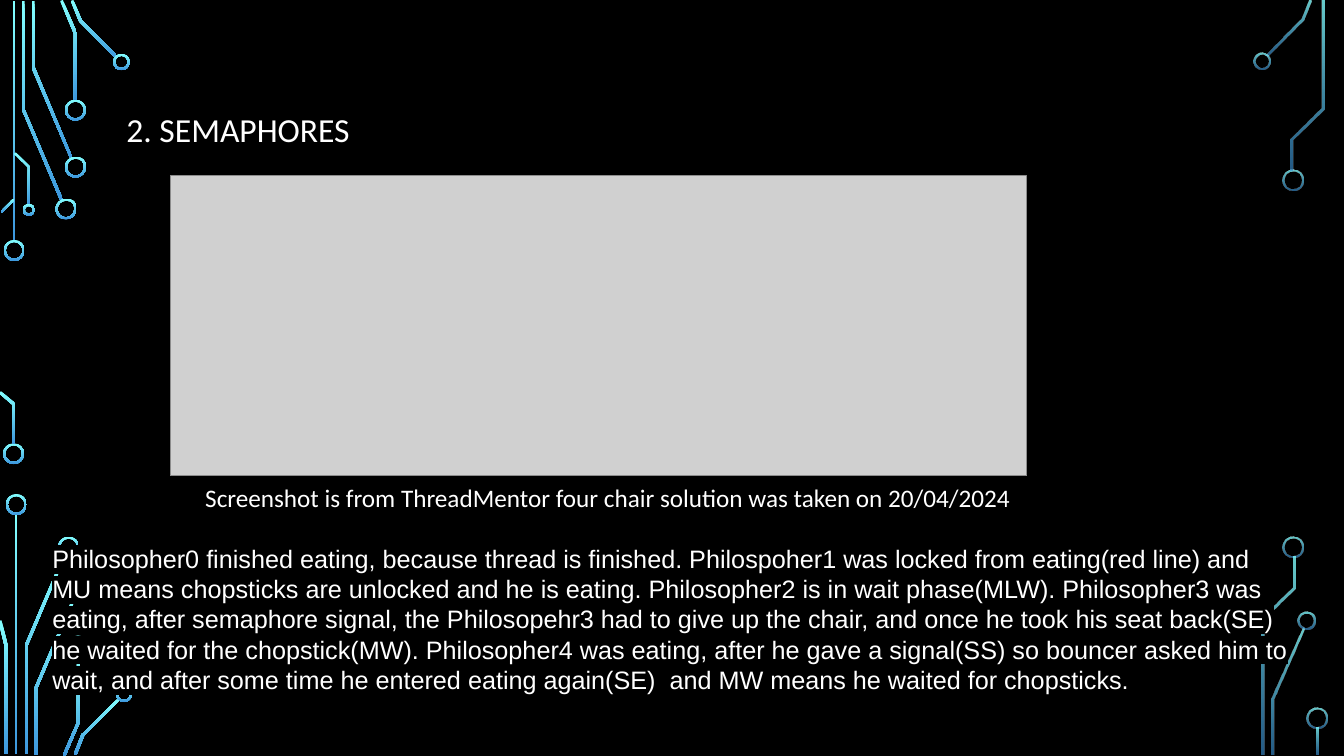
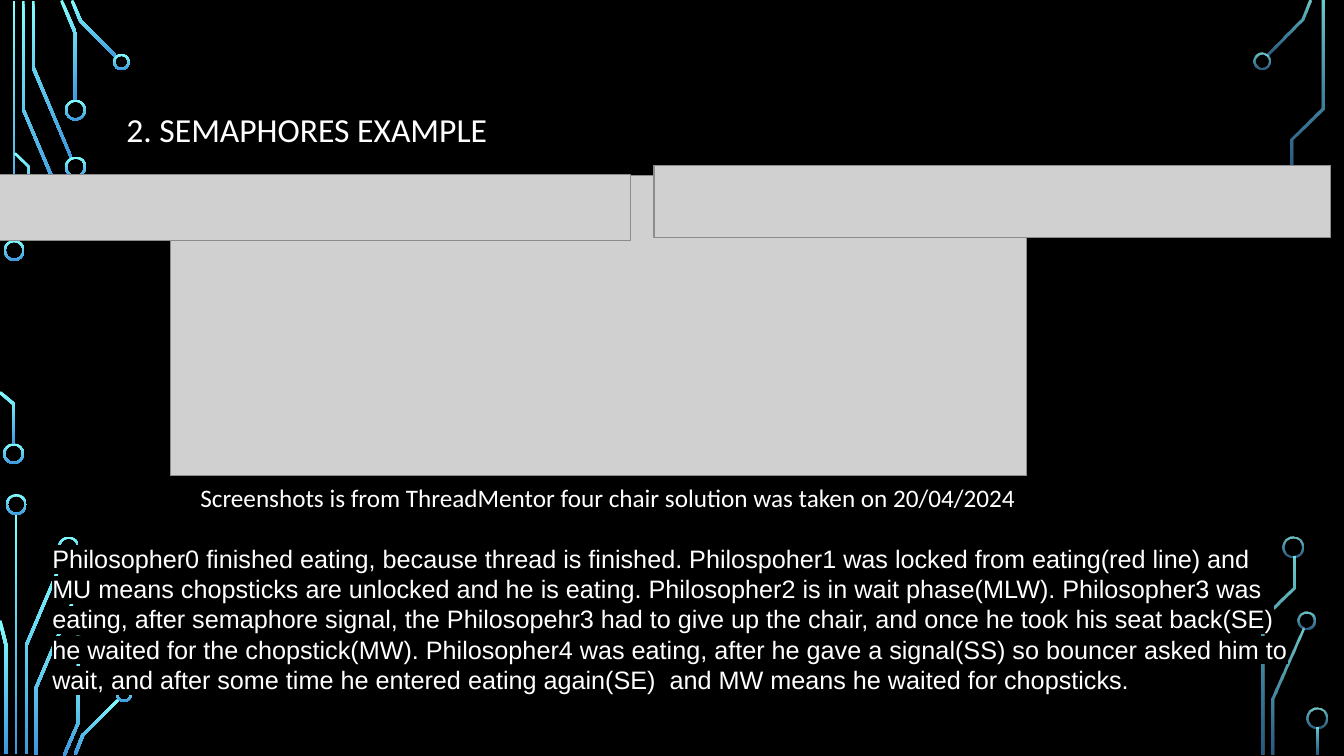
Before and after one commit to StevenKelly99/Stressfree-Pets, a slide deck: slide 12 of final_Presentation_New.pptx. Drawn at 1344x756 pixels with LibreOffice and Linux fonts; fonts in the diff are those of the drawing; grey boxes stand for pictures; background and template pictures are left out. Boxes give left, top, right and bottom in pixels: in the first picture for what was removed or moved away, otherwise in the second. Text is boxed around its words. In the diff, an @@ line names an element or a change of style, - is before the commit and + after.

Commit message:
ok

```diff
--- a/final_Presentation_New.pptx
+++ b/final_Presentation_New.pptx
@@ text at box(126, 120, 487, 143): text changed @@
-2. SEMAPHORES
+2. SEMAPHORES EXAMPLE
@@ picture added at box(0, 174, 631, 240) @@
@@ picture added at box(654, 165, 1332, 238) @@
@@ freeform shape removed at box(1282, 169, 1304, 191) @@
@@ freeform shape removed at box(22, 204, 34, 216) @@
@@ freeform shape removed at box(55, 199, 77, 220) @@
@@ text at box(200, 489, 1014, 508): text changed @@
-Screenshot is from ThreadMentor four chair solution was taken on 20/04/2024
+Screenshots is from ThreadMentor four chair solution was taken on 20/04/2024
```
Also in this commit, not shown: 1 other slide changed, 1 slide added, 1 slide removed.
